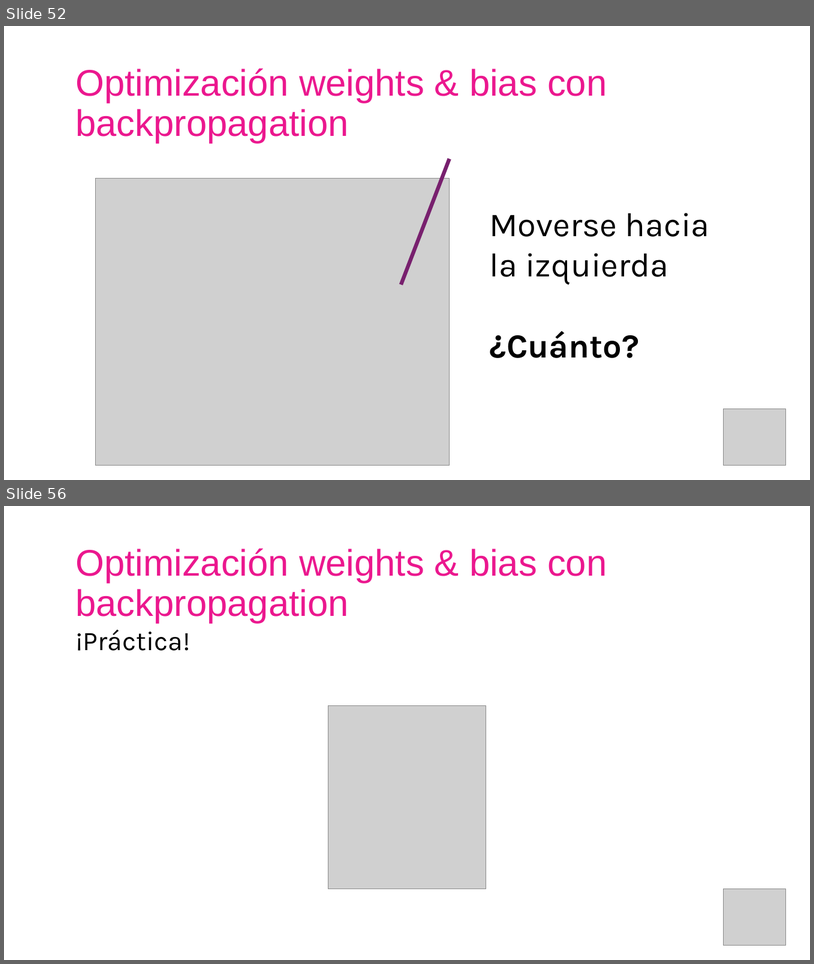
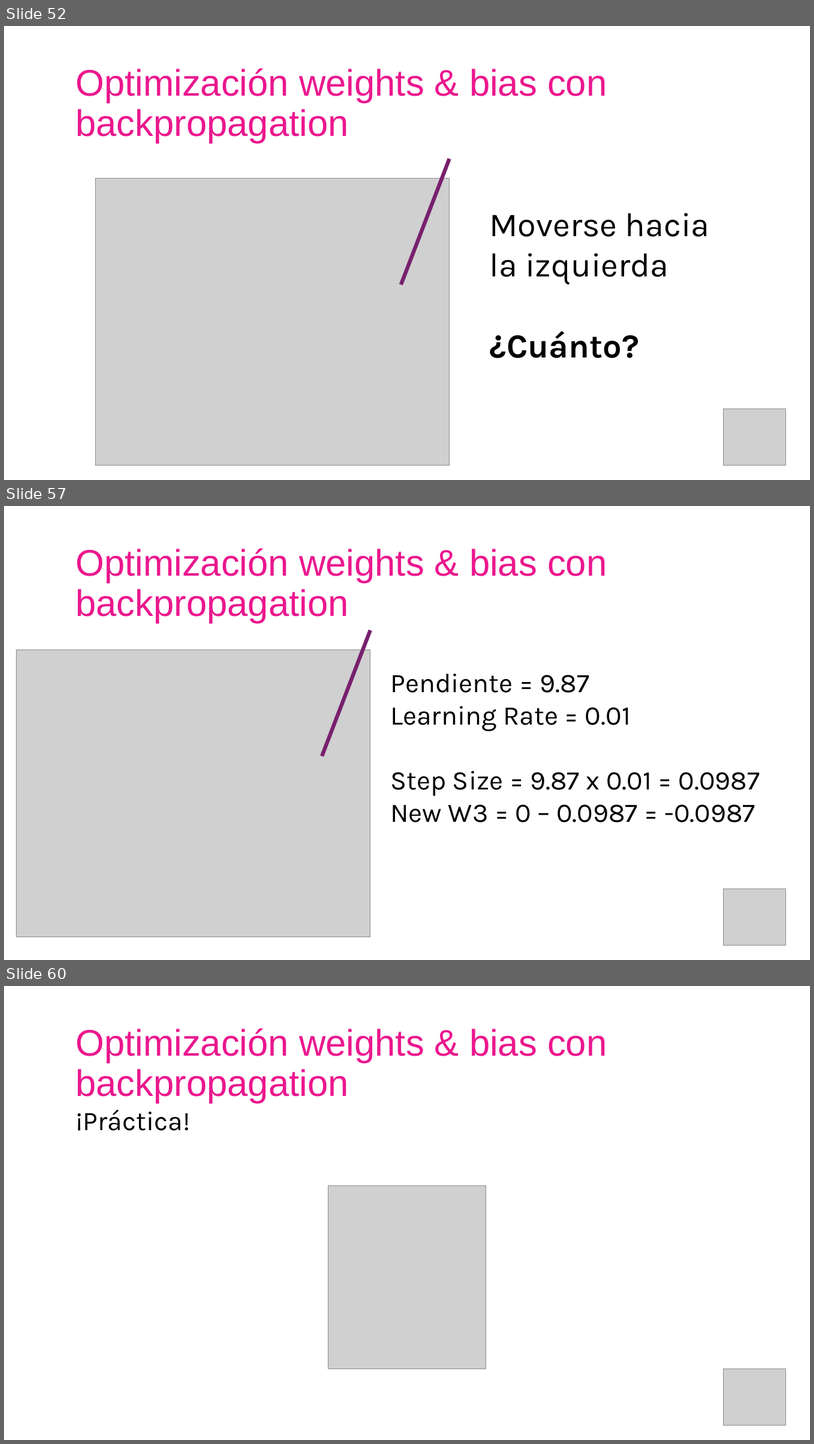
Before and after one commit to AISC-Madrid/workshop-materials, a slide deck: Neural Networks/Slides.pptx. Shown one above the other, each under a label of ours: slides 52 and 56 before the commit, slides 52, 57 and 60 after it; the slides between them are not shown. The pictures are 814x964 and 814x1444 pixels, drawn with LibreOffice and Linux fonts; fonts in the diff are those of the drawing; grey boxes stand for pictures. Boxes give left, top, right and bottom in pixels: in the first picture for what was removed or moved away, otherwise in the second. Text is boxed around its words. In the diff, an @@ line names an element or a change of style, - is before the commit and + after.

Commit message:
Finish single weight optimization

```diff
--- a/Neural Networks/Slides.pptx
+++ b/Neural Networks/Slides.pptx
@@ slide 57 added at (x1=4, y1=506, x2=810, y2=960), background #FFFFFF @@
@@ text added at (x1=75, y1=548, x2=607, y2=623), 44 pt, text #EB178E @@
+Optimización weights & bias con backpropagation
@@ line added from (371, 630) to (322, 756), #78206E 4.5 pt @@
@@ picture added at (x1=16, y1=650, x2=371, y2=937) @@
@@ text added at (x1=390, y1=673, x2=761, y2=822), 32 pt, text #000000 @@
+Pendiente = 9.87
+Learning Rate = 0.01
+Step Size = 9.87 x 0.01 = 0.0987
+New W3 = 0 – 0.0987 = -0.0987
@@ picture added at (x1=724, y1=889, x2=786, y2=945) @@
@@ what was slide 56 is now slide 60 @@
```
Also in this commit, not shown: 6 other slides added, 1 slide removed, 5 other files.
